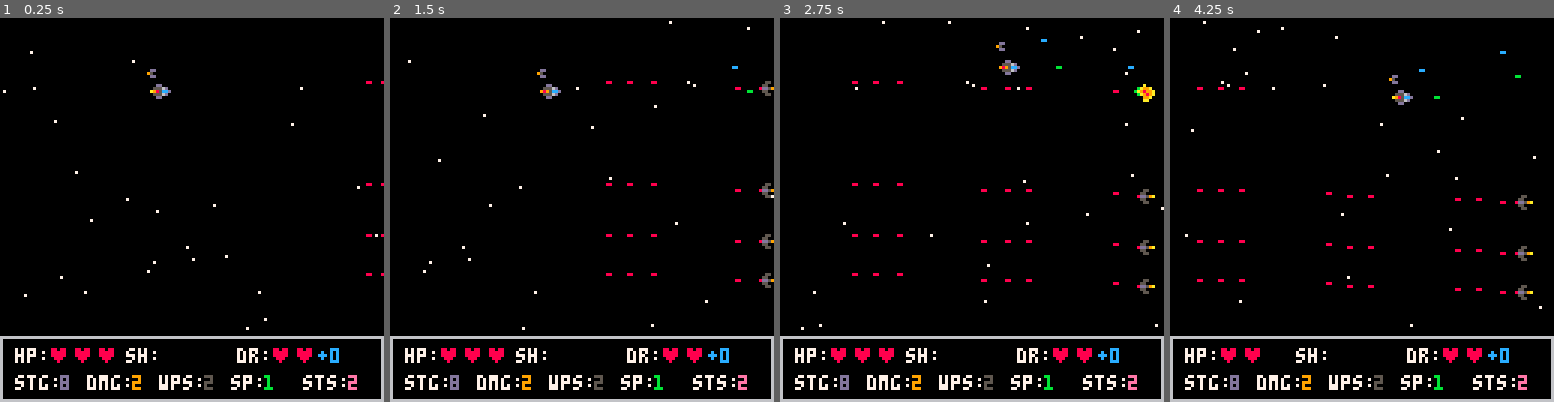
Above: before the commit, frames 1-4 (left to right).
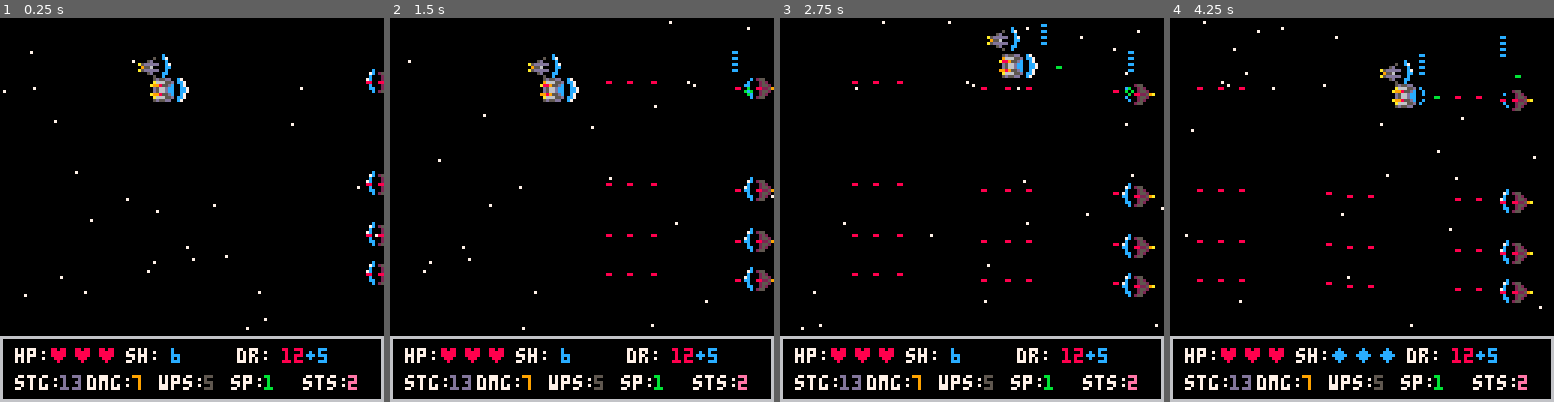
Above: after the commit, the same moments.

Repository: Scatenix/Void-Merchants
Game: PICO-8 cartridge void_merchants.p8
The game is run twice, just before and just after one commit, with the same random seed, the same clock (stepped at 60 frames per second) and the same inputs.
Inputs:
- Up to frame 1 (0.25 s): no input
- Up to frame 2 (1.5 s): tap O (Z key) at 0.7 s
- Up to frame 3 (2.75 s): hold Right 1.6-2.1 s; tap O (Z key) at 1.7, 2.1, 2.5 s; hold Up 2.15-2.42 s; hold Right from 2.47 s (still down)
- Up to frame 4 (4.25 s): tap O (Z key) every 0.4 s from 2.9 to 4.1 s; release Right at 3.03 s; hold Left 3.08-3.58 s; hold Down 3.63-3.97 s; hold Right from 4.02 s (still down)

The runs differ from the first frame. In frame 1, 1.7% of the frame differs, in the area x 15-100%, y 9-97%; in frame 2, 2.1%; in frame 3, 2.2%; in frame 4, 2.4%, in the area x 15-95%, y 4-97%.

Commit message:
added shields plus collision for everyone and created/modified some item sprites

Diff:
--- a/void_merchants.p8
+++ b/void_merchants.p8
@@ -33,7 +33,7 @@
 	en_ship_t1_1()
 
 	set_pl_ship_t1()
-	add_pl_drone(1)
+	add_pl_drone(6)
 
 --	add_pl_drone_t1()
 end
@@ -101,6 +101,7 @@
 
 function draw_ship()
 	spr(pl_ship_sprite, pl_ship_x, pl_ship_y)
+ spr(249 + pl_ship_shields, pl_ship_x + 9, pl_ship_y, 1, 1, true, false)
 end
 
 function draw_friendly_shots(array, col)
@@ -125,13 +126,16 @@
 
 function draw_drone()
 	spr(drone_sprite, drone_x, drone_y)
+	spr(249 + drone_shields, drone_x + 9, drone_y, 1, 1, true, false)
 end
 
 function draw_enemys()
  for enemy in all(enemys) do
 		spr(enemy[5], enemy[1], enemy[2])
+		spr(249 + enemy[8], enemy[1] - 9, enemy[2])
 		enemy[1] -= 0.1 * enemy[11]
 
+		-- this if is for the enemy_wobble
 		if enemy[16] >= 20 / enemy[11] then
 			if enemy[2] > 0 and enemy[2] < enemys_max_y + 1 and not enemy_colides_enemy(enemy[1], enemy[2], enemy[17]) then
 				enemy[2] += enemy[14]
@@ -183,8 +187,10 @@
 
 	if drone_life < 4 then
 		drplusy = 90 + drone_life * 8
+	elseif drone_life < 10 then
+		drplusy = 98
 	else
-		drplusy = 98
+		drplusy = 102
 	end
 
 	print("+", drplusy, 110, 12)
@@ -270,12 +276,12 @@
 pl_ship_can_shoot = false
 
 function set_pl_ship_t1()
-	pl_ship_sprite=0
+	pl_ship_sprite=5
 	pl_ship_hitbox_skip_pixle = 2
 	pl_ship_hitbox_width = 5
 	pl_ship_damage=1
 	pl_ship_life=3
-	pl_ship_shields=0
+	pl_ship_shields=6
 	pl_ship_weapons=1
 	pl_ship_shot_speed=2
 	pl_ship_speed=1
@@ -482,9 +488,9 @@
 	drone_x = pl_ship_x-5+drone_offset_x
 
 	if adhs_counter <= 10 then
-		drone_y = pl_ship_y-6 - drone_offset_y
+		drone_y = pl_ship_y-8 - drone_offset_y
 	elseif adhs_counter > 10 then
-	 	drone_y = pl_ship_y-7 - drone_offset_y
+	 	drone_y = pl_ship_y-9 - drone_offset_y
 	end
 end
 
@@ -547,13 +553,13 @@
 	-- h_width
 	enemy[4] = htbx_wdth
 	-- sprite
-	enemy[5] = 203
+	enemy[5] = 215
 	-- damage
 	enemy[6] = 1
 	-- life
 	enemy[7] = 3
 	-- shields
-	enemy[8] = 0
+	enemy[8] = 5
 	-- weapons
 	enemy[9] = 1
 	-- shot_spee
@@ -678,11 +684,19 @@
 function friendly_shots_hit_enemy(shot_array, damage_from, ship1_drone2)
 	for shot in all(shot_array) do
 		for enemy in all(enemys) do
-			hit_x = shot[1] + 2 >= enemy[1] and shot[1] <= enemy[1] + 7
+			if enemy[7] > 0 then
+				hit_x = shot[1] + 5 >= enemy[1] and shot[1] <= enemy[1] + 7
+			else
+				hit_x = shot[1] + 2 >= enemy[1] and shot[1] <= enemy[1] + 7
+			end
 			hit_y = shot[2] > enemy[2] - 1 + enemy[3] and shot[2] < enemy[2] + enemy[4] + enemy[3]
 
 			if hit_x and hit_y then
-				enemy[7] -= damage_from
+				if enemy[8] > 0 then
+				 enemy[8] -= 1
+				else
+					enemy[7] -= damage_from
+				end
 				if flr(enemy[7]) <= 0 then
 					create_explosion(enemy[1], enemy[2])
 					del(enemys, enemy)
@@ -697,15 +711,28 @@
 
 function enemy_shots_hit_friendly(posx, posy, htbx_skip_pxl, htbx_width, player1_drone2)
 	for shot in all(enemy_shots) do
-		hit_x = shot[1] - 8 <= posx and shot[1] >= posx
+		if player1_drone2 == 1 and pl_ship_shields > 0 or player1_drone2 == 2 and drone_shields > 0 then
+			hit_x = shot[1] - 11 <= posx and shot[1] >= posx
+		else
+			hit_x = shot[1] - 8 <= posx and shot[1] >= posx
+		end
 		hit_y = shot[2] > posy - 1 + htbx_skip_pxl and shot[2] < posy + htbx_width + htbx_skip_pxl
+
 		if hit_x and hit_y then
 			life = 0
 			if player1_drone2 == 1 then
-			 pl_ship_life -= shot[4]
-			 life = pl_ship_life
+				if pl_ship_shields > 0 then
+				 pl_ship_shields -= 1
+				else
+				 pl_ship_life -= shot[4]
+				end
+				life = pl_ship_life
 			elseif player1_drone2 == 2 then
-				drone_life -= shot[4]
+				if drone_shields > 0 then
+					drone_shields -= 1
+				else
+					drone_life -= shot[4]
+				end
 				life = drone_life
 			end
 			sfx(7)
@@ -713,7 +740,7 @@
 			if flr(life) <= 0 then
 				create_explosion(posx, posy)
 				if player1_drone2 == 1 then
-
+--					kill player + deathscreen
 				elseif player1_drone2 == 2 then
 					kill_drone()
 				end
Not shown, changed: 20 lines of the sprite sheet (__gfx__) section of void_merchants.p8
